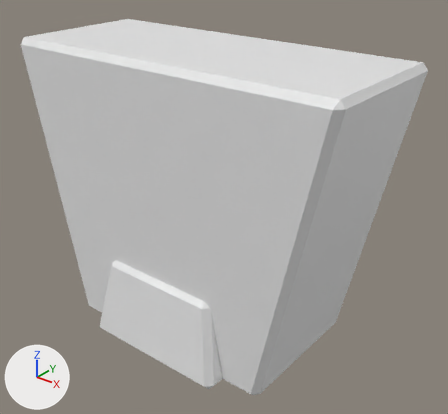
Before and after pictures for a commit that changed the Blender file art/blend/bridgeStones.blend.
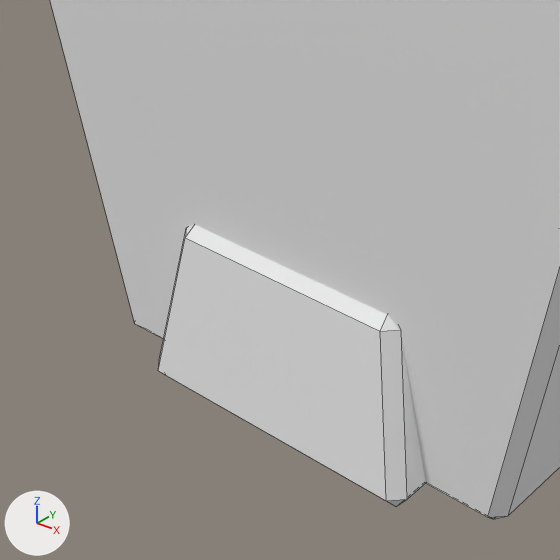
Old and new are each drawn whole from a 50 mm camera at (1.19, -1.499, 1.326) aimed at (0.013, -0.028, 0.414) and again close up on the part from 6% to 63% of the width and 38% to 100% of the height. Arrows for +X, +Y and +Z are at lower left; the lights stay in place. The first two pictures are the older version. The close-ups show mesh edges as thin lines.

In view in the first close-up: 'coping', 'keystone'.
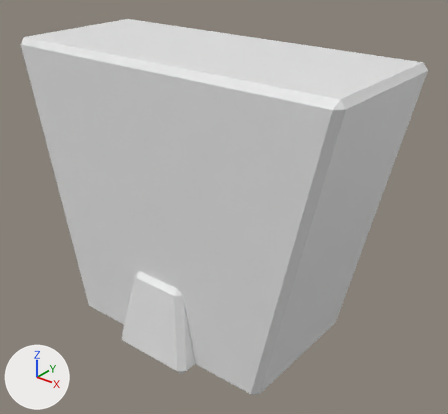
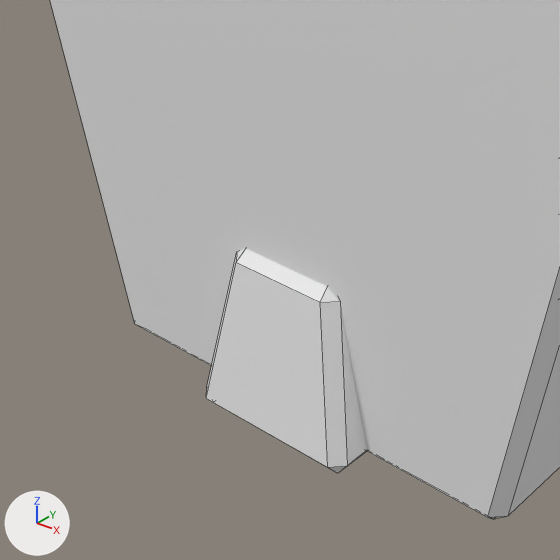
What differs and where, as boxes (x1, y1, x2, y2) in the close-ups (560 x 560 px; the box of a moved part takes in the faces that stretch with it):
'coping', reshaped
    before: (158, 225, 426, 506)
    after: (206, 249, 367, 473)
part 1 of me_coping, moved or reshaped
    before: (380, 315, 426, 506)
    after: (320, 287, 367, 473)
part 2 of me_coping, moved or reshaped
    before: (158, 225, 387, 500)
    after: (206, 249, 328, 467)

The change in detail:
me_coping is used by ob_coping; location (0.0, 0.0, 0.0).
me_coping had 24 vertices, 26 faces and spanned x -0.256..0.256, y -0.401..0.401, z 0.0..0.28.
me_coping now has 24 vertices, 26 faces and spans x -0.146..0.146, y -0.401..0.401, z 0.0..0.28.
me_coping part 1: all 12 vertices in x 0.19..0.256, y -0.401..0.401, z 0.0..0.28 are moved by (-0.11, 0.0, 0.0).
me_coping part 2: all 12 vertices in x -0.256..-0.19, y -0.401..0.401, z 0.0..0.28 are moved by (0.11, 0.0, 0.0).
